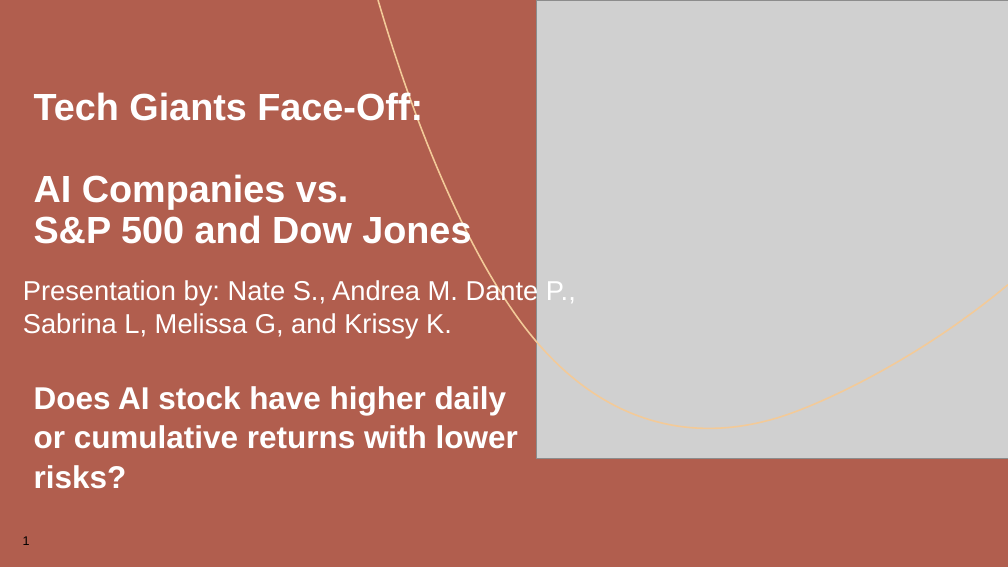
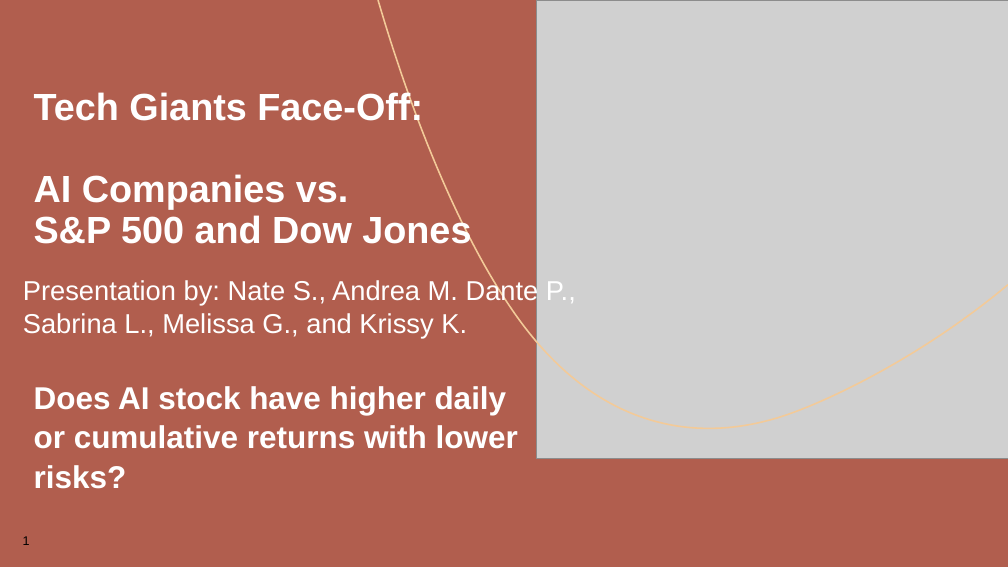
Before and after one commit to Nate-Sheibley/Top-10-AI-stocks-5y-overview, a slide deck: slide 1 of AIStocksProject/Presentation-Tech Giants Face-Off - Group 3.pptx. Drawn at 1008x567 pixels with LibreOffice and Linux fonts; fonts in the diff are those of the drawing; grey boxes stand for pictures. Boxes give left, top, right and bottom in pixels: in the first picture for what was removed or moved away, otherwise in the second. Text is boxed around its words. In the diff, an @@ line names an element or a change of style, - is before the commit and + after.

```diff
--- a/AIStocksProject/Presentation-Tech Giants Face-Off - Group 3.pptx
+++ b/AIStocksProject/Presentation-Tech Giants Face-Off - Group 3.pptx
@@ text at box(23, 279, 576, 338): text changed @@
-Presentation by: Nate S., Andrea M. Dante P., Sabrina L, Melissa G, and Krissy K.
+Presentation by: Nate S., Andrea M. Dante P., Sabrina L., Melissa G., and Krissy K.
```
Also in this commit, not shown: 1 other file.
